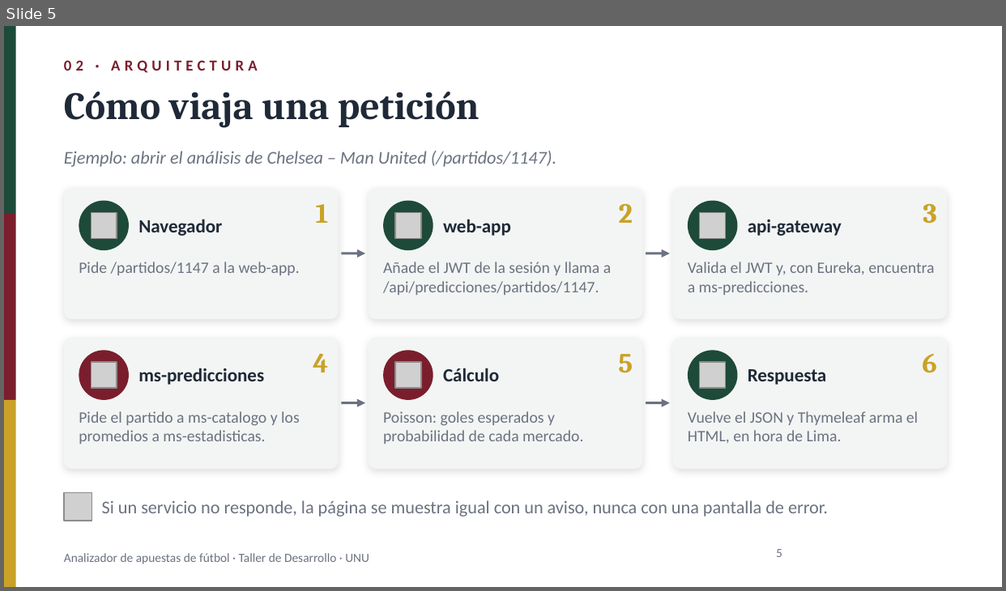
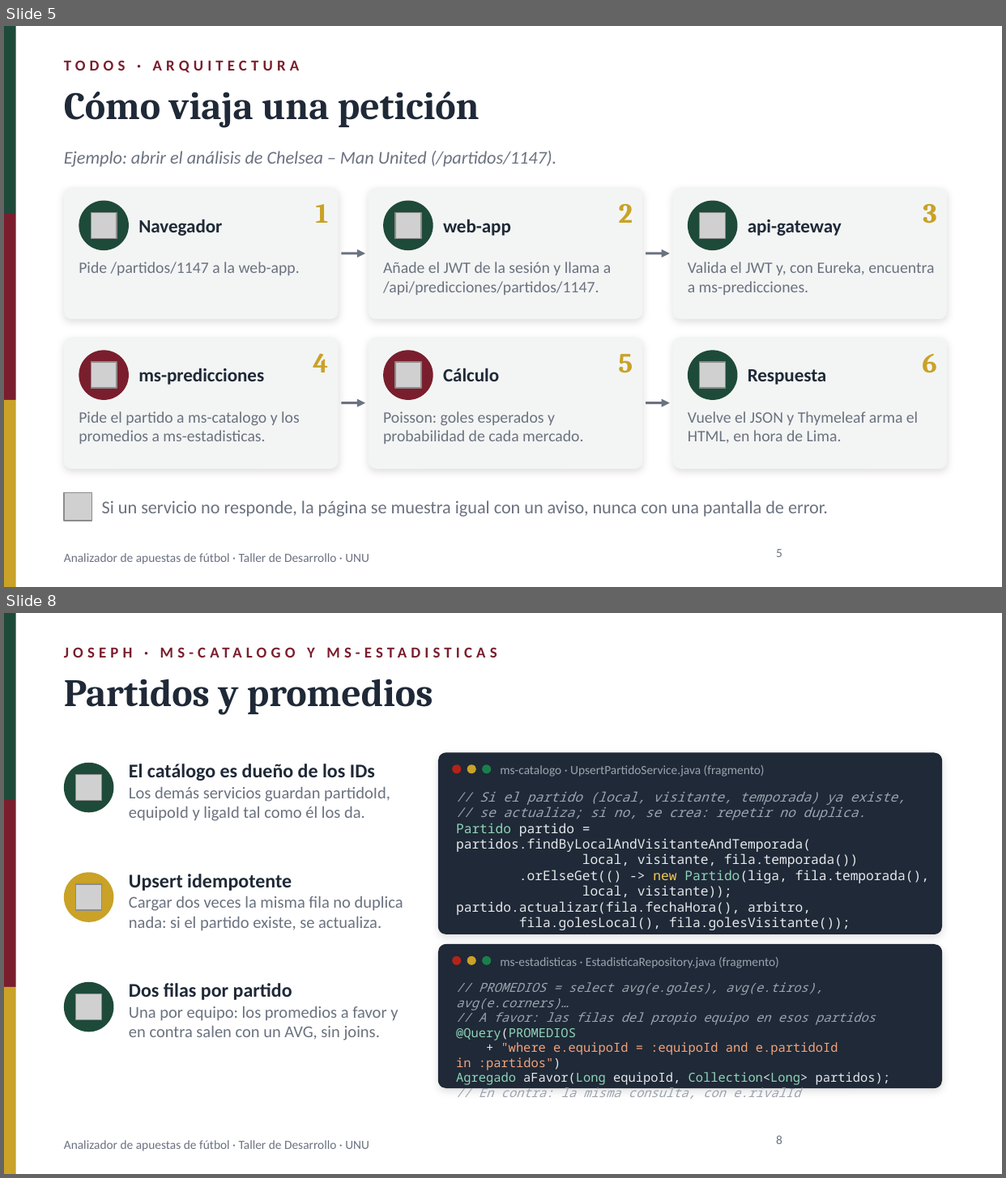
Before and after one commit to Renindstone/app-apuestas-universidad, a slide deck: docs/PresentacionApuestas_2nov2026.pptx. Shown one above the other, each under a label of ours: slide 5 before the commit, slides 5 and 8 after it; the slides between them are not shown. The pictures are 1006x591 and 1006x1178 pixels, drawn with LibreOffice and Linux fonts; fonts in the diff are those of the drawing; grey boxes stand for pictures; background and template pictures are left out. Boxes give left, top, right and bottom in pixels: in the first picture for what was removed or moved away, otherwise in the second. Text is boxed around its words. In the diff, an @@ line names an element or a change of style, - is before the commit and + after.

```diff
--- a/docs/PresentacionApuestas_2nov2026.pptx
+++ b/docs/PresentacionApuestas_2nov2026.pptx
@@ slide 8 added at bbox=[4, 613, 1002, 1174], background #FFFFFF; not listed: 4 template elements that a slide beside it also shows @@
@@ text added at bbox=[307, 647, 315, 658], 11 pt, text #7A1E2D, bold @@
+JOSEPH · MS-CATALOGO Y MS-ESTADISTICAS
@@ text added at bbox=[64, 679, 433, 714], 28 pt, text #1F2937, bold @@
+Partidos y promedios
@@ rounded rectangle added at bbox=[438, 752, 942, 935], fill #1F2937 @@
@@ ellipse added at bbox=[64, 763, 114, 812], fill #1E4A3A @@
@@ picture added at bbox=[76, 775, 102, 801] @@
@@ text added at bbox=[129, 764, 390, 821], 12 pt, text #6B7280 @@
+El catálogo es dueño de los IDs
+Los demás servicios guardan partidoId, equipoId y ligaId tal como él los da.
@@ ellipse added at bbox=[452, 764, 461, 773], fill #B42318 @@
@@ ellipse added at bbox=[467, 764, 476, 773], fill #C9A227 @@
@@ ellipse added at bbox=[482, 764, 491, 773], fill #1B7F4B @@
@@ text added at bbox=[500, 765, 765, 777], 9 pt, text #9CA3AF @@
+ms-catalogo · UpsertPartidoService.java (fragmento)
@@ text added at bbox=[456, 791, 929, 931], 9.5 pt, text #E5E7EB @@
+// Si el partido (local, visitante, temporada) ya existe,
+// se actualiza; si no, se crea: repetir no duplica.
+Partido partido = partidos.findByLocalAndVisitanteAndTemporada(
+local, visitante, fila.temporada())
+.orElseGet(() -> new Partido(liga, fila.temporada(),
+local, visitante));
+partido.actualizar(fila.fechaHora(), arbitro,
+fila.golesLocal(), fila.golesVisitante());
@@ ellipse added at bbox=[64, 872, 114, 922], fill #C9A227 @@
@@ text added at bbox=[129, 874, 403, 931], 12 pt, text #6B7280 @@
+Upsert idempotente
+Cargar dos veces la misma fila no duplica nada: si el partido existe, se actualiza.
@@ picture added at bbox=[76, 884, 102, 910] @@
@@ rounded rectangle added at bbox=[438, 944, 942, 1089], fill #1F2937 @@
@@ ellipse added at bbox=[452, 956, 461, 965], fill #B42318 @@
@@ ellipse added at bbox=[467, 956, 476, 965], fill #C9A227 @@
@@ ellipse added at bbox=[482, 956, 491, 965], fill #1B7F4B @@
@@ text added at bbox=[500, 957, 779, 969], 9 pt, text #9CA3AF @@
+ms-estadisticas · EstadisticaRepository.java (fragmento)
@@ ellipse added at bbox=[64, 982, 114, 1032], fill #1E4A3A @@
@@ picture added at bbox=[76, 995, 102, 1020] @@
@@ text added at bbox=[129, 983, 398, 1041], 12 pt, text #6B7280 @@
+Dos filas por partido
+Una por equipo: los promedios a favor y en contra salen con un AVG, sin joins.
@@ text added at bbox=[456, 982, 890, 1099], 9 pt, text #9CA3AF, italic @@
+// PROMEDIOS = select avg(e.goles), avg(e.tiros), avg(e.corners)…
+// A favor: las filas del propio equipo en esos partidos
+@Query(PROMEDIOS
++ "where e.equipoId = :equipoId and e.partidoId in :partidos")
+Agregado aFavor(Long equipoId, Collection<Long> partidos);
+// En contra: la misma consulta, con e.rivalId
@@ page number added at bbox=[776, 1135, 782, 1144], 9 pt, text #6B7280 @@
+8
@@ slide 5 changed as well @@
@@ text at bbox=[64, 60, 300, 73]: text changed @@
-02 · ARQUITECTURA
+TODOS · ARQUITECTURA
```
Also in this commit, not shown: 15 other slides changed, 7 other slides added, 1 slide removed, 3 other files.
